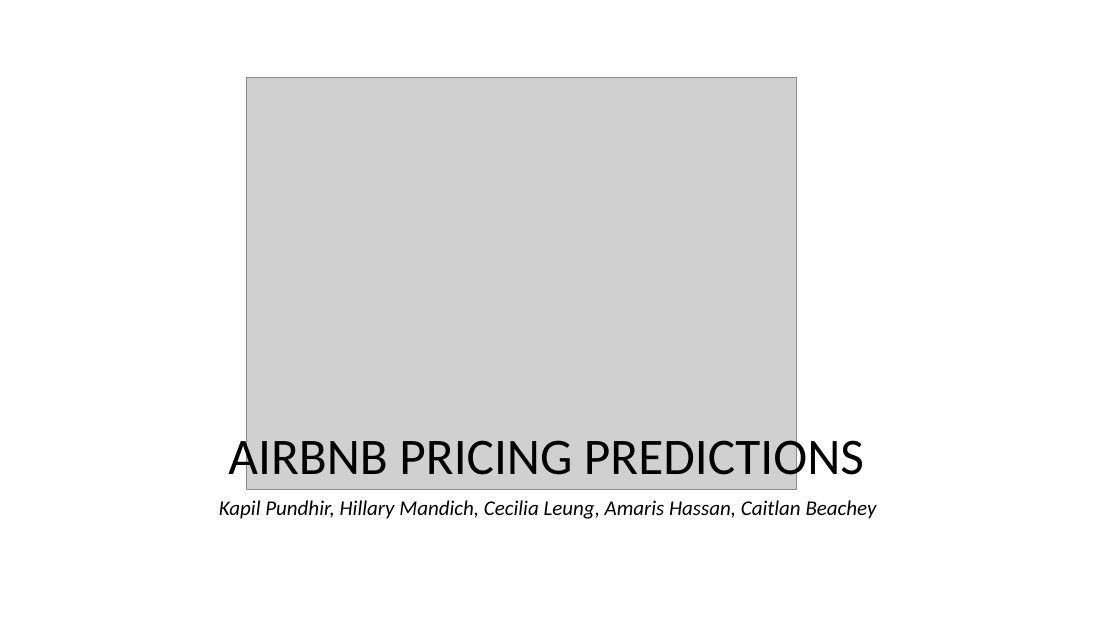
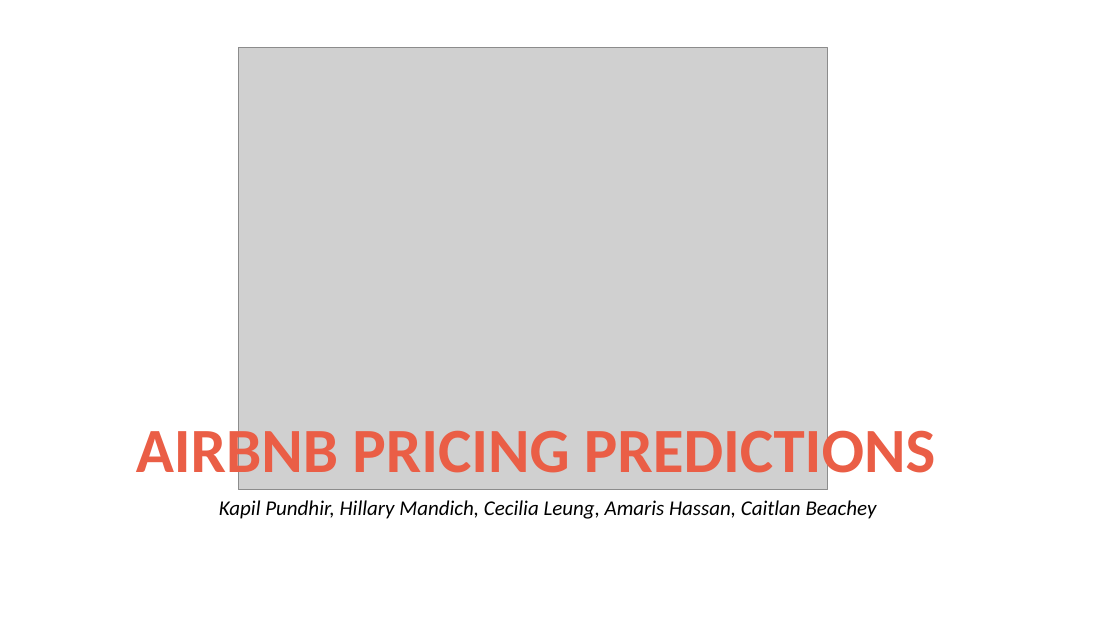
Before and after one commit to kman4/AirbnbPredictions, a slide deck: slide 1 of Airbnb Price Predictions (Model).pptx. Drawn at 1120x630 pixels with LibreOffice and Linux fonts; fonts in the diff are those of the drawing; grey boxes stand for pictures. Boxes give left, top, right and bottom in pixels: in the first picture for what was removed or moved away, otherwise in the second. Text is boxed around its words. In the diff, an @@ line names an element or a change of style, - is before the commit and + after.

Commit message:
Format Main Slide

```diff
--- a/Airbnb Price Predictions (Model).pptx
+++ b/Airbnb Price Predictions (Model).pptx
@@ picture: place and size @@
-picture at [247,77,797,490]
+picture at [239,48,828,491]
@@ text "AIRBNB PRICING PREDICTIONS": place and size @@
-text "AIRBNB PRICING PREDICTIONS" at [228,432,864,487]
+text "AIRBNB PRICING PREDICTIONS" at [136,419,935,487]
@@ text "AIRBNB PRICING PREDICTIONS" at [136,419,935,487]: size 44 to 54 pt, text colour #000000 to #EA5E46, bold on @@
```
Also in this commit, not shown: 1 other slide changed.
